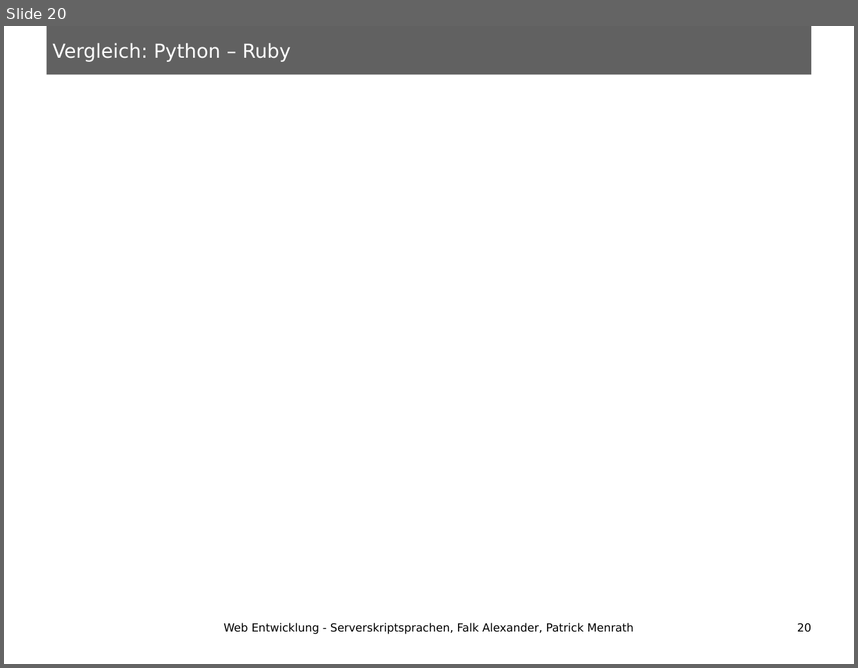
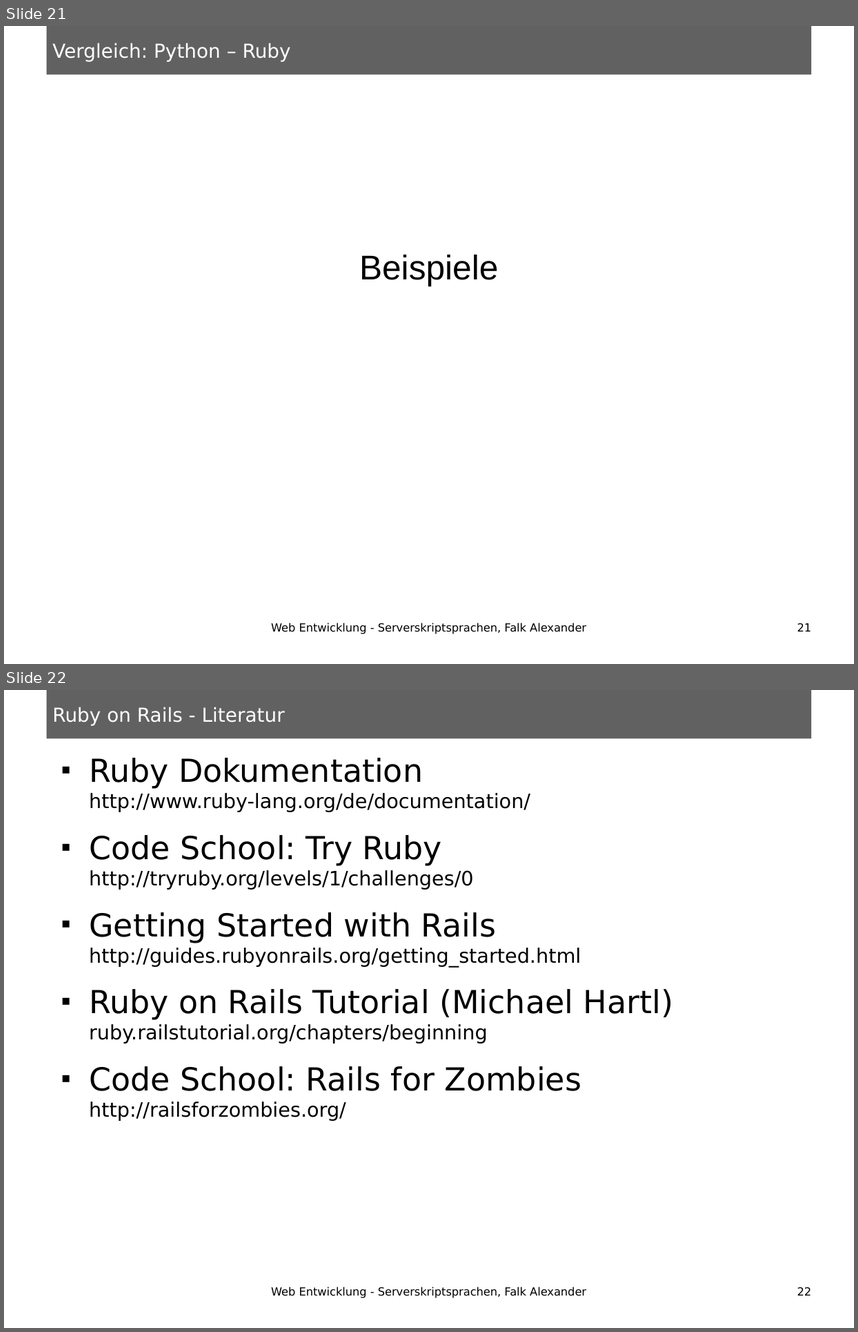
Before and after one commit to ungeziefer9488/HSA-SWS-SoSe13-Serverskriptsprachen, a slide deck: Vortrag.odp. Shown one above the other, each under a label of ours: slide 20 before the commit, slides 21 and 22 after it. The pictures are 858x668 and 858x1332 pixels, drawn with LibreOffice and Linux fonts; fonts in the diff are those of the drawing. Boxes give left, top, right and bottom in pixels: in the first picture for what was removed or moved away, otherwise in the second. Text is boxed around its words. In the diff, an @@ line names an element or a change of style, - is before the commit and + after.

```diff
--- a/Vortrag.odp
+++ b/Vortrag.odp
@@ slide 22 added at <box>4,690,854,1328</box>, background #FFFFFF; not listed: 1 template element that a slide beside it also shows @@
@@ title added at <box>52,707,285,725</box>, 18 pt, text #FFFFFF @@
+Ruby on Rails - Literatur
@@ text added at <box>89,758,673,1121</box>, 18.5 pt, text #000000 @@
+■ Ruby Dokumentation
+  http://www.ruby-lang.org/de/documentation/
+■ Code School: Try Ruby
+  http://tryruby.org/levels/1/challenges/0
+■ Getting Started with Rails
+  http://guides.rubyonrails.org/getting_started.html
+■ Ruby on Rails Tutorial (Michael Hartl)
+  ruby.railstutorial.org/chapters/beginning
+■ Code School: Rails for Zombies
+  http://railsforzombies.org/
@@ text added at <box>271,1286,586,1298</box>, 10.5 pt, text #000000 @@
+Web Entwicklung - Serverskriptsprachen, Falk Alexander
@@ page number added at <box>797,1287,812,1295</box>, 10.5 pt, text #000000 @@
+22
@@ what was slide 20 is now slide 21 @@
@@ slide 21 changed as well @@
@@ subtitle added at <box>359,254,498,285</box>, 32 pt, text #000000 @@
+Beispiele
@@ text at <box>271,622,586,634</box>: text changed @@
-Web Entwicklung - Serverskriptsprachen, Falk Alexander, Patrick Menrath
+Web Entwicklung - Serverskriptsprachen, Falk Alexander
@@ page number at <box>797,623,812,631</box>: text changed @@
-20
+21
```
Also in this commit, not shown: 21 other slides changed, 1 other slide added.
